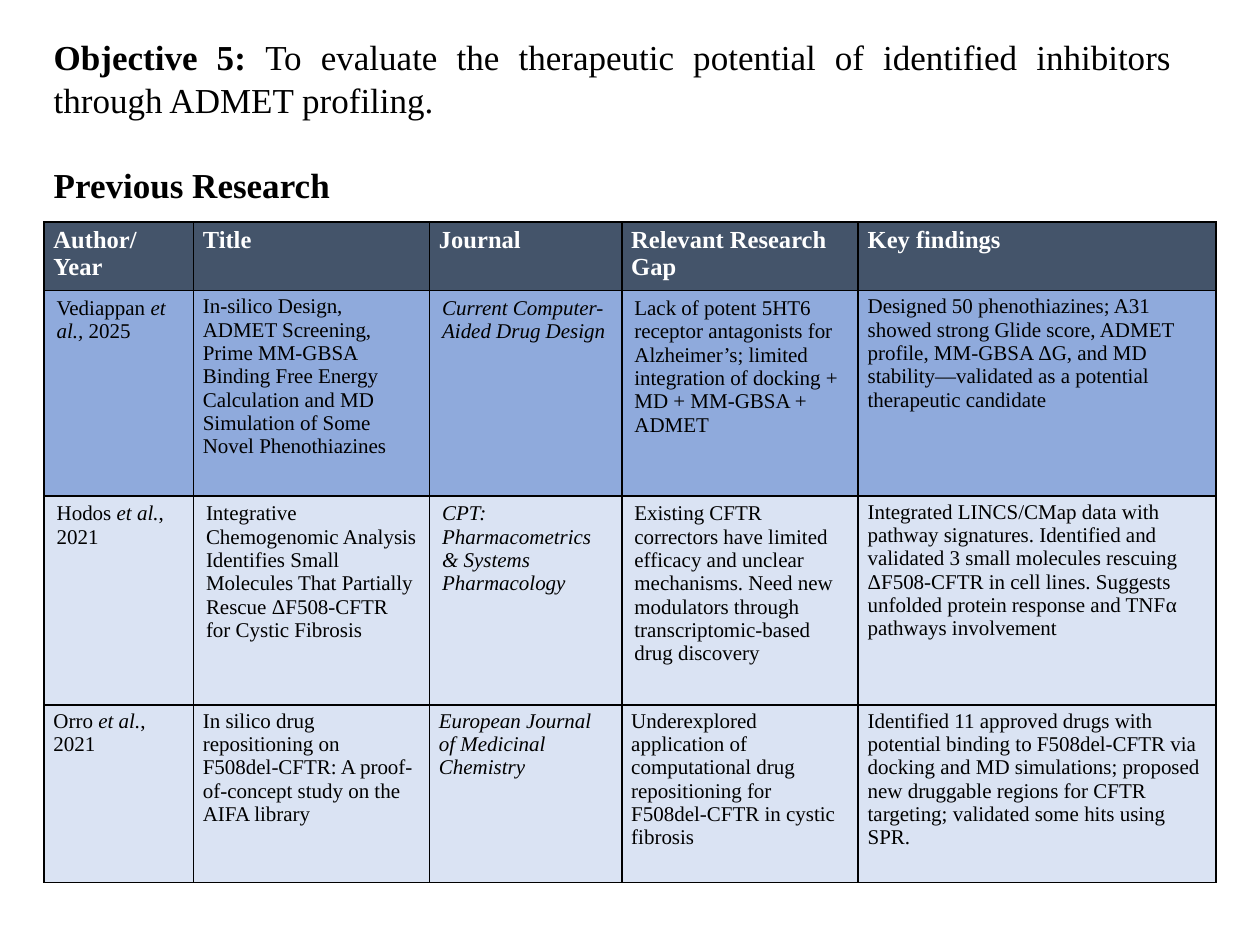
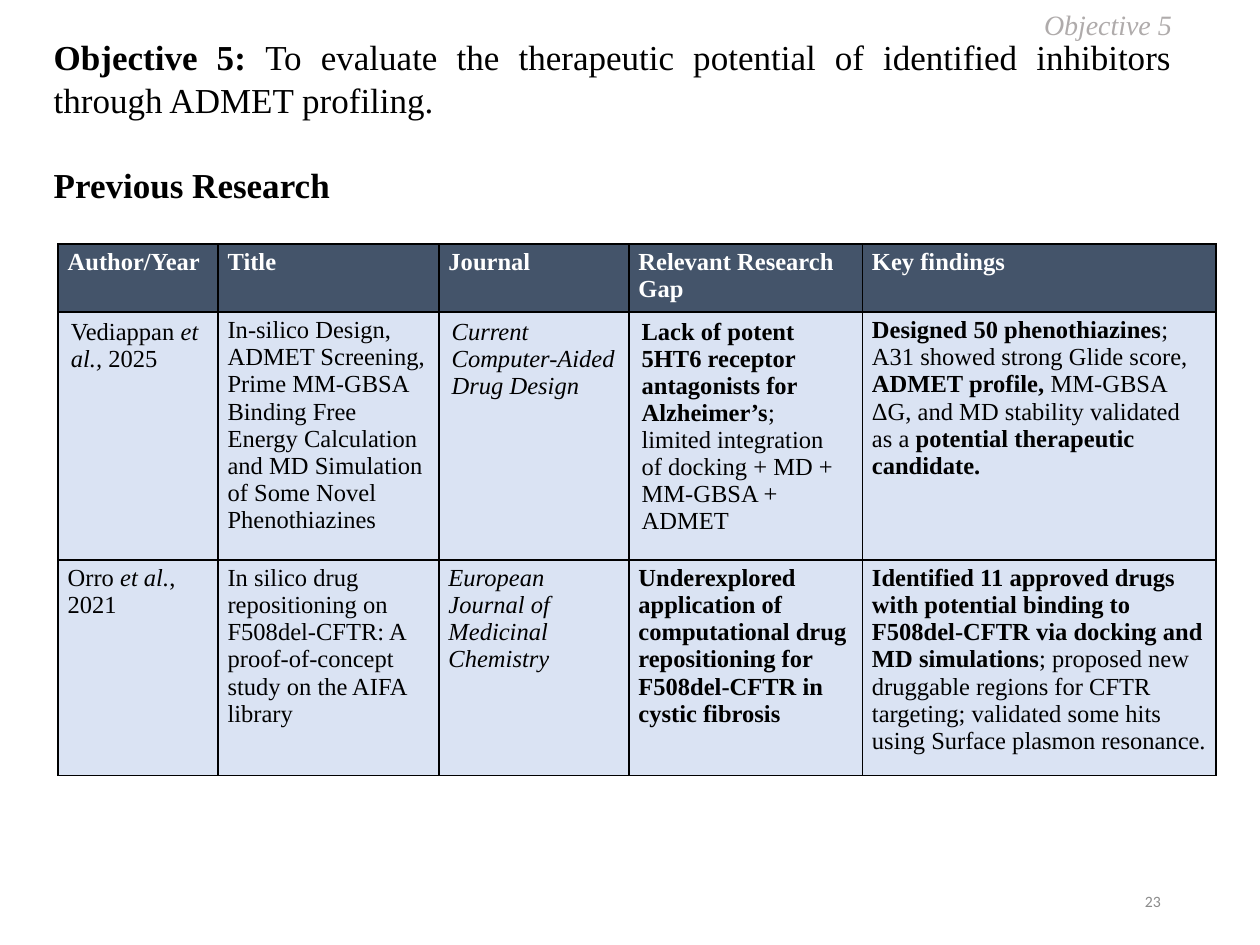
Before and after one commit to Vinoth0202/Training-to-Divya, a slide deck: slide 23 of DC - Dhivya G.pptx (slide 24 before the commit). Drawn at 1260x945 pixels with LibreOffice and Linux fonts; fonts in the diff are those of the drawing. Boxes give left, top, right and bottom in pixels: in the first picture for what was removed or moved away, otherwise in the second. Text is boxed around its words. In the diff, an @@ line names an element or a change of style, - is before the commit and + after.

```diff
--- a/DC - Dhivya G.pptx
+++ b/DC - Dhivya G.pptx
@@ text added at <box>1044,16,1172,41</box>, 16 pt, text #AFABAB, italic @@
+Objective 5
@@ table at <box>58,244,1215,776</box> @@
-row 2: Vediappan et al., 2025 | In-silico Design, ADMET Screening, Prime MM-GBSA Binding Free Energy Calculation and MD Simulation of Some Novel Phenothiazines | Current Computer-Aided Drug Design | Lack of potent 5HT6 receptor antagonists for Alzheimer’s; limited integration of docking + MD + MM-GBSA + ADMET | Designed 50 phenothiazines; A31 showed strong Glide score, ADMET profile, MM-GBSA ΔG, and MD stability—validated as a potential therapeutic candidate
-row 3: Hodos et al., 2021 | Integrative Chemogenomic Analysis Identifies Small Molecules That Partially Rescue ΔF508-CFTR for Cystic Fibrosis | CPT: Pharmacometrics & Systems Pharmacology | Existing CFTR correctors have limited efficacy and unclear mechanisms. Need new modulators through transcriptomic-based drug discovery | Integrated LINCS/CMap data with pathway signatures. Identified and validated 3 small molecules rescuing ΔF508-CFTR in cell lines. Suggests unfolded protein response and TNFα pathways involvement
-row 4: Orro et al., 2021 | In silico drug repositioning on F508del-CFTR: A proof-of-concept study on the AIFA library | European Journal of Medicinal Chemistry | Underexplored application of computational drug repositioning for F508del-CFTR in cystic fibrosis | Identified 11 approved drugs with potential binding to F508del-CFTR via docking and MD simulations; proposed new druggable regions for CFTR targeting; validated some hits using SPR.
+row 2: Vediappan et al., 2025 | In-silico Design, ADMET Screening, Prime MM-GBSA Binding Free Energy Calculation and MD Simulation of Some Novel Phenothiazines | Current Computer-Aided Drug Design | Lack of potent 5HT6 receptor antagonists for Alzheimer’s; limited integration of docking + MD + MM-GBSA + ADMET | Designed 50 phenothiazines; A31 showed strong Glide score, ADMET profile, MM-GBSA ΔG, and MD stability validated as a potential therapeutic candidate.
+row 3: Orro et al., 2021 | In silico drug repositioning on F508del-CFTR: A proof-of-concept study on the AIFA library | European Journal of Medicinal Chemistry | Underexplored application of computational drug repositioning for F508del-CFTR in cystic fibrosis | Identified 11 approved drugs with potential binding to F508del-CFTR via docking and MD simulations; proposed new druggable regions for CFTR targeting; validated some hits using Surface plasmon resonance.
@@ table: place and size @@
-table at <box>44,222,1217,882</box>
+table at <box>58,244,1215,776</box>
@@ page number added at <box>1145,897,1161,907</box>, 9 pt, text #8C8C8C @@
+23
```
Also in this commit, not shown: 28 other slides changed, 2 slides added, 4 slides removed, 1 other file.
